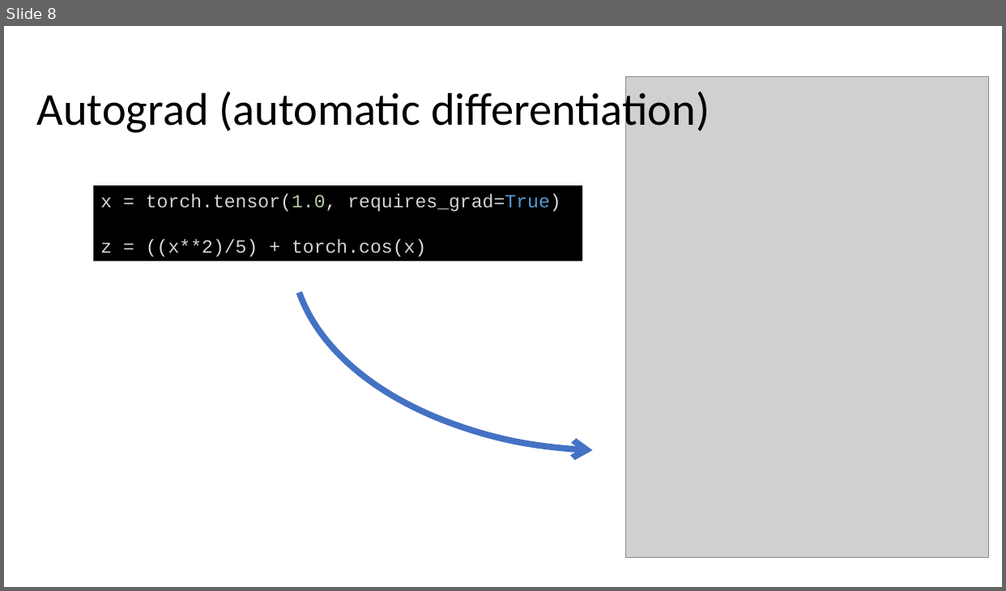
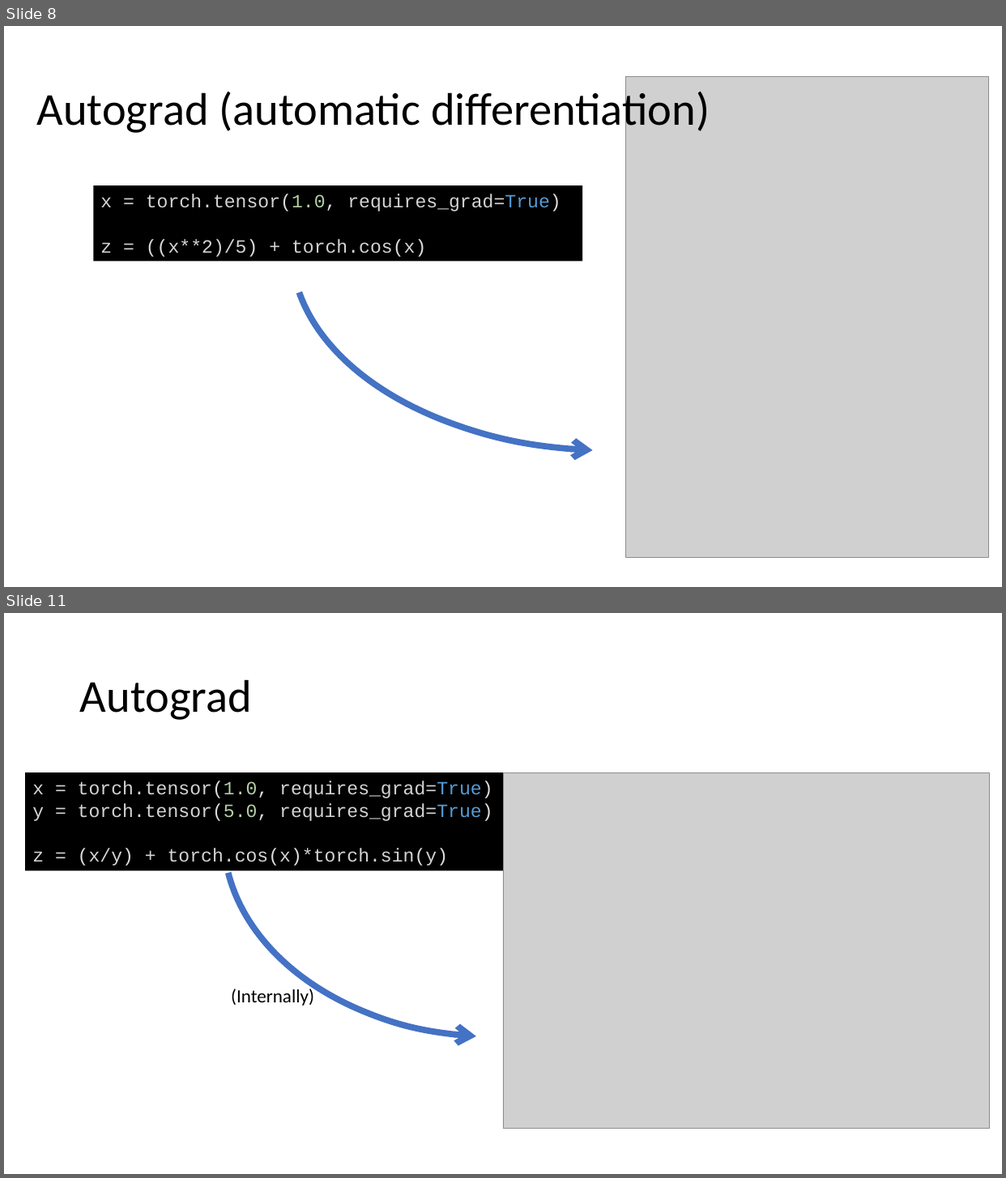
Before and after one commit to MICS-Lab/DeepLearningCourse, a slide deck: Slides_2.pptx. Shown one above the other, each under a label of ours: slide 8 before the commit, slides 8 and 11 after it; the slides between them are not shown. The pictures are 1006x591 and 1006x1178 pixels, drawn with LibreOffice and Linux fonts; fonts in the diff are those of the drawing; grey boxes stand for pictures. Boxes give left, top, right and bottom in pixels: in the first picture for what was removed or moved away, otherwise in the second. Text is boxed around its words. In the diff, an @@ line names an element or a change of style, - is before the commit and + after.

```diff
--- a/Slides_2.pptx
+++ b/Slides_2.pptx
@@ slide 11 added at [4, 613, 1002, 1174], background #FFFFFF @@
@@ arc (boxed as its full ellipse) added at [224, 635, 769, 1037], outline #4472C4 6 pt @@
@@ title added at [80, 679, 252, 720], 44 pt, text #000000 @@
+Autograd
@@ rectangle added at [25, 773, 503, 871], fill #000000, 18 pt, text #D4D4D4 @@
+x = torch.tensor(1.0, requires_grad=True)
+y = torch.tensor(5.0, requires_grad=True)
+z = (x/y) + torch.cos(x)*torch.sin(y)
@@ picture added at [503, 773, 990, 1129] @@
@@ text added at [231, 986, 314, 1006], 18 pt, text #000000 @@
+(Internally)
```
Also in this commit, not shown: 1 slide changed, 2 other slides added.
